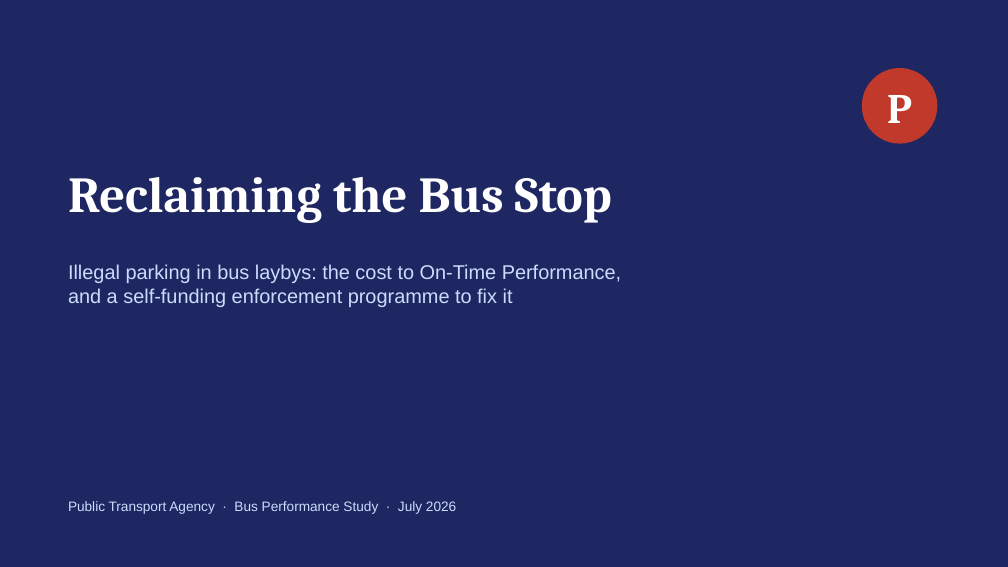
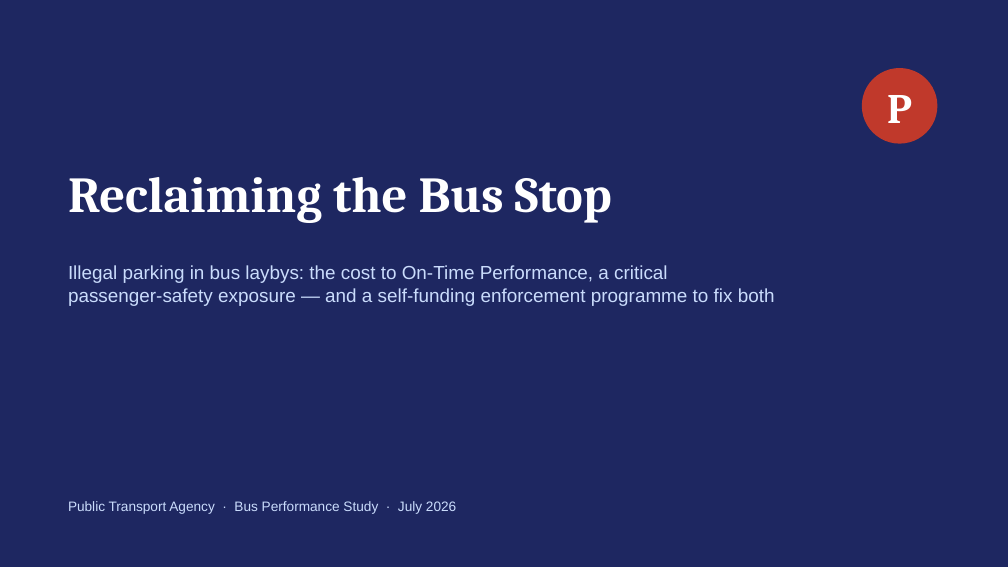
Before and after one commit to reghuae/gtfslatest, a slide deck: slide 1 of presentation/CEO_Bus_Stop_Enforcement.pptx. Drawn at 1008x567 pixels with LibreOffice and Linux fonts; fonts in the diff are those of the drawing. Boxes give left, top, right and bottom in pixels: in the first picture for what was removed or moved away, otherwise in the second. Text is boxed around its words. In the diff, an @@ line names an element or a change of style, - is before the commit and + after.

```diff
--- a/presentation/CEO_Bus_Stop_Enforcement.pptx
+++ b/presentation/CEO_Bus_Stop_Enforcement.pptx
@@ text at box(68, 265, 775, 306): text changed; size 19 to 18 pt @@
-Illegal parking in bus laybys: the cost to On-Time Performance,
-and a self-funding enforcement programme to fix it
+Illegal parking in bus laybys: the cost to On-Time Performance, a critical
+passenger-safety exposure — and a self-funding enforcement programme to fix both
```
Also in this commit, not shown: 6 other slides changed, 4 slides added, 1 slide removed, 1 other file.
